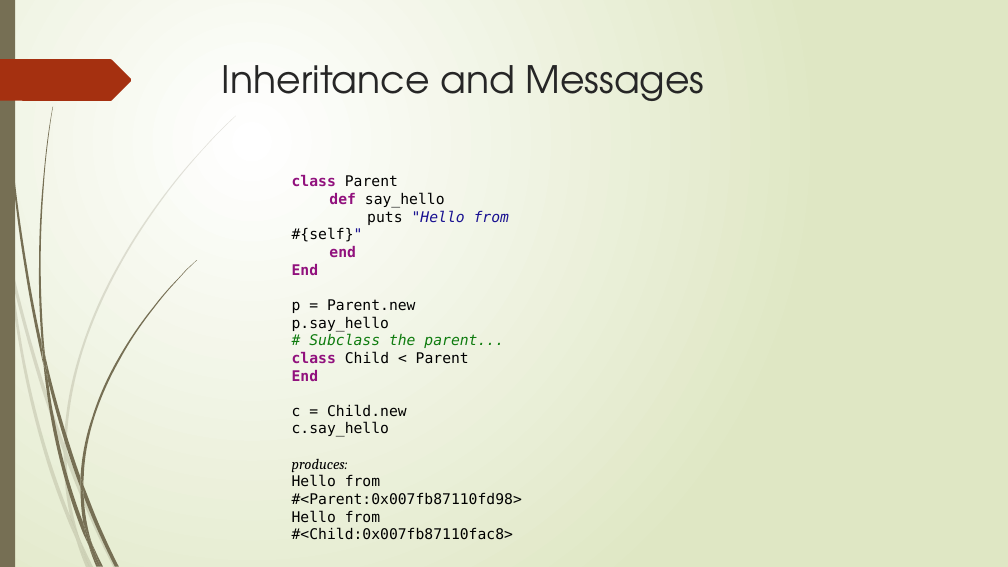
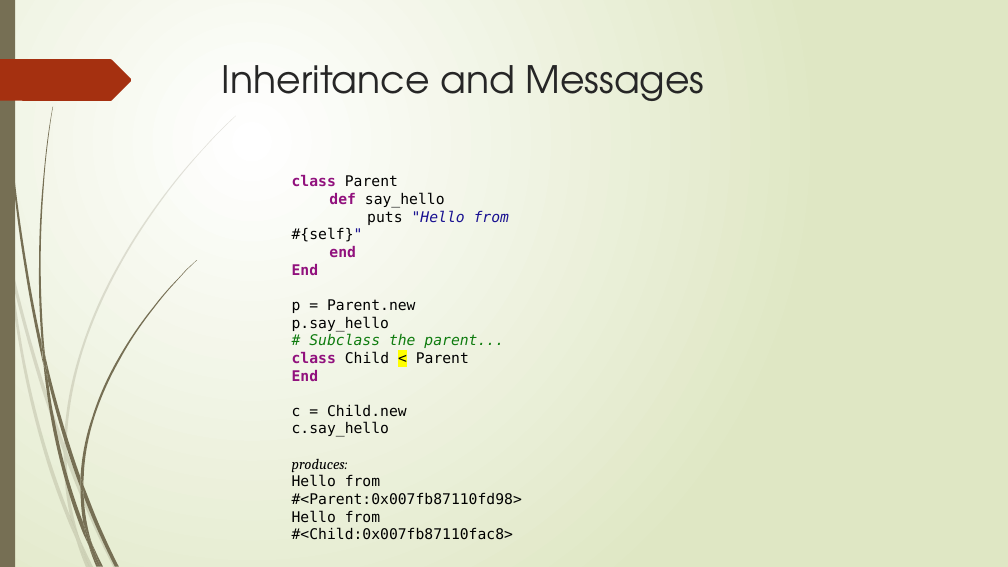
Before and after one commit to angelmoralesb/Fedesoft, a slide deck: slide 21 of ProyectoRuby/PresentacionRuby.pptx (slide 23 before the commit). Drawn at 1008x567 pixels with LibreOffice and Linux fonts; fonts in the diff are those of the drawing. Boxes give left, top, right and bottom in pixels: in the first picture for what was removed or moved away, otherwise in the second. Text is boxed around its words. In the diff, an @@ line names an element or a change of style, - is before the commit and + after.

```diff
--- a/ProyectoRuby/PresentacionRuby.pptx
+++ b/ProyectoRuby/PresentacionRuby.pptx
@@ text at [292,351,469,364]: highlight none to #FFFF00 in "<" @@
```
Also in this commit, not shown: 9 other slides changed, 30 slides added, 3 slides removed, 1 other file.
